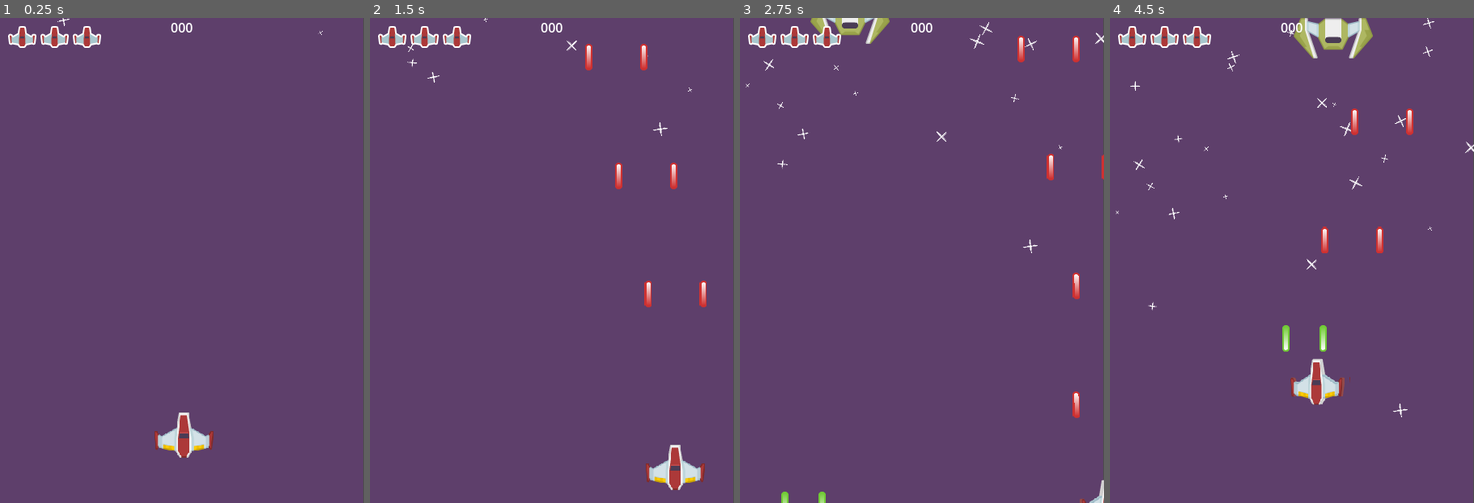
Above: before the commit, frames 1-4 (left to right).
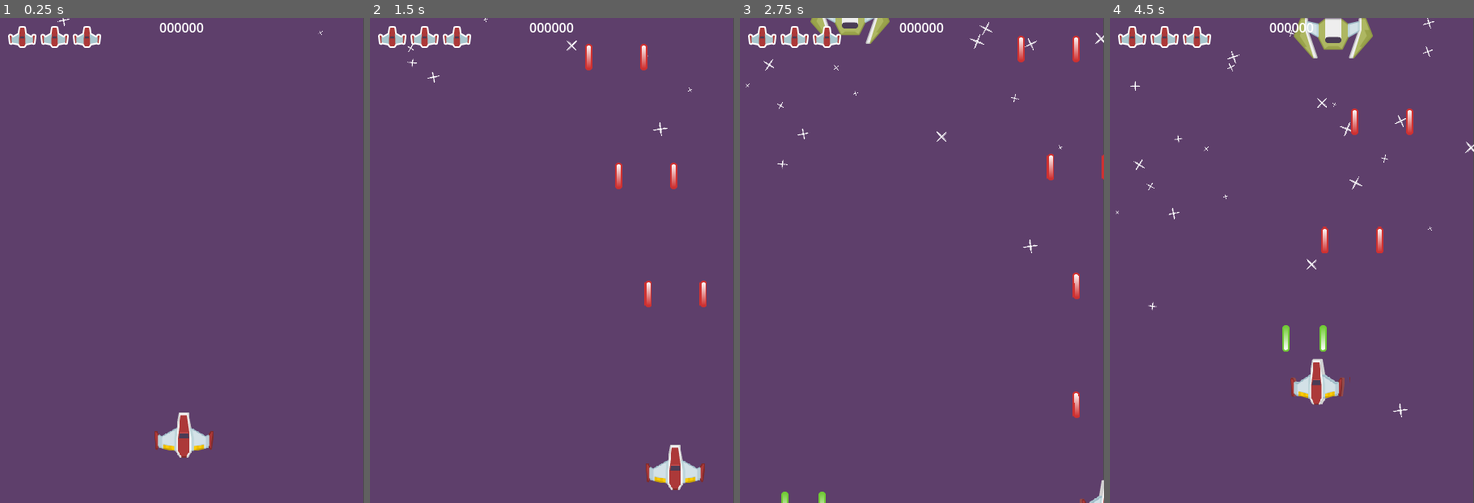
Above: after the commit, the same moments.

Repository: ivaylo-traykov/Yet-Another-Space-Shooter-course-
Game: Godot game, scene res://MainScenes/game.tscn
Same seed, same stepped clock (60 frames per second), same inputs: the game is played once before the commit and once after it.
Inputs:
- Up to frame 1 (0.25 s): no input
- Up to frame 2 (1.5 s): tap Enter at 0.5 s; hold D (move_right) 0.53-1.28 s; hold Space (shoot) 0.53-1.28 s; hold S (move_down) from 1.28 s (still down); tap Space (shoot) at 1.35 s
- Up to frame 3 (2.75 s): release S (move_down) at 2.03 s; hold D (move_right) from 2.03 s (still down); hold Space (shoot) from 2.03 s (still down)
- Up to frame 4 (4.5 s): release D (move_right) at 2.78 s; release Space (shoot) at 2.78 s; hold W (move_up) 2.78-3.53 s; tap Space (shoot) at 2.85, 4.35 s; hold Space (shoot) 3.53-4.28 s; hold A (move_left) from 3.53 s (still down)

The runs differ from the first frame. In frame 1, 0.2% of the frame differs, in the area x 43-56%, y 1-3%; in frame 2, 0.2%; in frame 3, 0.2%; in frame 4, 0.2%.

Commit message:
Add simple scoring system

Diff:
--- a/Autoloads/Signals.gd
+++ b/Autoloads/Signals.gd
@@ -1,3 +1,4 @@
 extends Node
 
 signal on_player_life_change(life)
+signal on_score_change(amount)
--- a/Enemy/enemy.gd
+++ b/Enemy/enemy.gd
@@ -18,11 +18,14 @@
 	position.y += vertical_speed * delta
 
 func take_damage(amount):
+	if healrh <= 0: return
+
 	healrh -= amount
 	if healrh <= 0:
 		var effect = death_effect_scene.instantiate()
 		effect.global_position = global_position
 		get_tree().current_scene.add_child(effect)
+		Signals.emit_signal("on_score_change", 5)
 		queue_free()
 
 func fire():
--- a/HUD/HUD.gd
+++ b/HUD/HUD.gd
@@ -1,12 +1,15 @@
 extends Control
 
 @onready var life_container = $LifeContainer
+@onready var score_container = $Score
 var life_icon_scene = preload("res://HUD/life_icon.tscn")
+var score = 0
 
 func _ready():
 	clear_lives()
 	add_lives(5)
 	Signals.connect("on_player_life_change", _on_player_life_change)
+	Signals.connect("on_score_change", _on_score_change)
 
 func clear_lives():
 	for child in life_container.get_children():
@@ -19,3 +22,7 @@
 
 func _on_player_life_change(life):
 	add_lives(life)
+
+func _on_score_change(amount):
+	score += amount
+	score_container.text = "%06d" % score
--- a/HUD/HUD.tscn
+++ b/HUD/HUD.tscn
@@ -35,6 +35,6 @@
 anchor_right = 1.0
 offset_bottom = 23.0
 grow_horizontal = 2
-text = "000
+text = "000000
 "
 horizontal_alignment = 1
--- a/Meteor/Meteor.gd
+++ b/Meteor/Meteor.gd
@@ -25,11 +25,14 @@
 	position.y += speed * delta
 
 func take_damage(amount):
+	if life <= 0: return
+
 	life -= amount
 	if life <= 0:
 		var effect = effect_scene.instantiate()
 		effect.position = position
 		get_parent().add_child(effect)
+		Signals.emit_signal("on_score_change", 15)
 		queue_free()
 
 func _on_visible_on_screen_enabler_2d_screen_exited():
